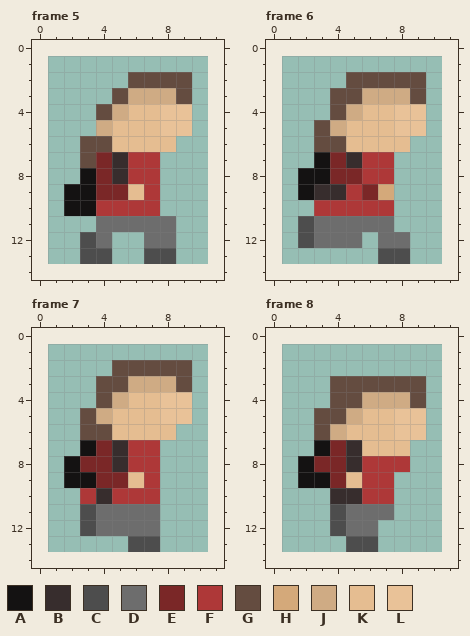
Two versions of one pixel-art file, ressources/player/run/girl-red-run.aseprite. Above, as it was before the edit.
10x13 pixels, 10 frames. Colours within 5 levels of each other are drawn and written as one. Shown: frame 5, frame 6, frame 7, frame 8. The old version is drawn lined up with the new one, on the new canvas. The commit also changed other frames, which this record leaves out.
Visible layers, top first: "red/backpack girl", "red/girl".
Palette (. is transparent): A #141212  B #372d2d  C #4d4d4d  D #6d6d6d  E #7a2727  F #ae3838  G #644c40  H #d4a97a  J #cfab84  K #e5bd91  L #e9c298
Pixels before, frame 5, first column x 2:
 2 ....GGGG
 3 ...GJJJG
 4 ..GJKKLL
 5 ..JKKKLL
 6 .GGKKKK.
 7 .GEBFF..
 8 .AEBFF..
 9 AAEEKF..
10 AAFFFF..
11 ..DDDDD.
12 .CD..DD.
13 .CC..CC.
Pixels before, frame 6, first column x 2:
 2 ...GGGGG
 3 ..GGJJJG
 4 ..GJKKLL
 5 .GJKKKLL
 6 .GGKKKK.
 7 .AEBFF..
 8 AAEEFF..
 9 ABBFEH..
10 .FFFFF..
11 CDDDDD..
12 CDDD.DD.
13 .....CC.
Pixels before, frame 7, first column x 2:
 2 ...GGGGG
 3 ..GGJJJG
 4 ..GJKKLL
 5 .GJKKKLL
 6 .GGKKKK.
 7 .AEBFF..
 8 AEEBFF..
 9 AAEEKF..
10 .FBFFF..
11 .CDDDD..
12 .CDDDD..
13 ....CC..
Pixels before, frame 8, first column x 2:
 3 ..GGGGGG
 4 ..GGJJJG
 5 .GGJKKLL
 6 .GJKKKLL
 7 .AEBKKK.
 8 AEEBFFF.
 9 AAEKFF..
10 ..BBFF..
11 ..CDDD..
12 ..CDD...
13 ...CC...
Now the later version:
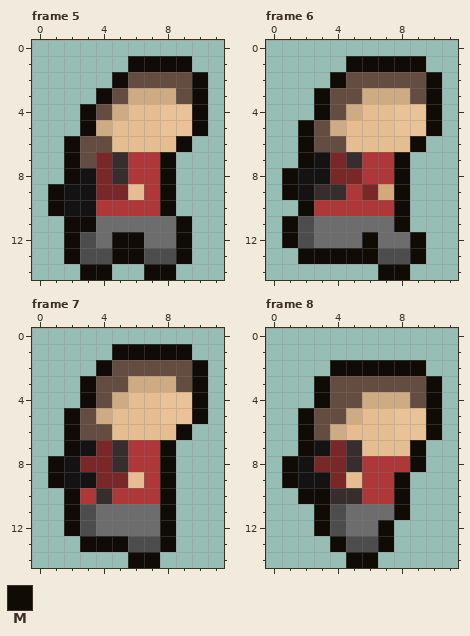
Colours new in this view: M #110b06
Edits made:
canvas 10x13 -> 12x15, the old top-left corner now at 1,1
Frame 5:
y 1: x 6..9 .... -> MMMM
y 2: x 5 . -> M; x 10 . -> M
y 3: x 4 . -> M; x 10 . -> M
y 4..5: x 3 . -> M; x 10 . -> M
y 6: x 2 . -> M; x 9 . -> M
y 7..8: x 2 . -> M; x 8 . -> M
y 9..10: x 1 . -> M; x 8 . -> M
y 11: x 2..3 .. -> MM; x 9 . -> M
y 12..13: x 2 . -> M; x 5..6 .. -> MM; x 9 . -> M
y 14: x 3..4 .. -> MM; x 7..8 .. -> MM
Frame 6:
y 1: x 5..9 ..... -> MMMMM
y 2: x 4 . -> M; x 10 . -> M
y 3..4: x 3 . -> M; x 10 . -> M
y 5: x 2 . -> M; x 10 . -> M
y 6: x 2 . -> M; x 9 . -> M
y 7: x 2 . -> M; x 8 . -> M
y 8..9: x 1 . -> M; x 8 . -> M
y 10: x 2 . -> M; x 8 . -> M
y 11: x 1 . -> M; x 8 . -> M
y 12: x 1 . -> M; x 6 . -> M; x 9 . -> M
y 13: x 2..6 ..... -> MMMMM; x 9 . -> M
y 14: x 7..8 .. -> MM
Frame 7:
y 1: x 5..9 ..... -> MMMMM
y 2: x 4 . -> M; x 10 . -> M
y 3..4: x 3 . -> M; x 10 . -> M
y 5: x 2 . -> M; x 10 . -> M
y 6: x 2 . -> M; x 9 . -> M
y 7: x 2 . -> M; x 8 . -> M
y 8..9: x 1 . -> M; x 8 . -> M
y 10..12: x 2 . -> M; x 8 . -> M
y 13: x 3..5 ... -> MMM; x 8 . -> M
y 14: x 6..7 .. -> MM
Frame 8:
y 2: x 4..9 ...... -> MMMMMM
y 3..4: x 3 . -> M; x 10 . -> M
y 5..6: x 2 . -> M; x 10 . -> M
y 7: x 2 . -> M; x 9 . -> M
y 8: x 1 . -> M; x 9 . -> M
y 9: x 1 . -> M; x 8 . -> M
y 10: x 2..3 .. -> MM; x 8 . -> M
y 11: x 3 . -> M; x 8 . -> M
y 12: x 3 . -> M; x 7 . -> M
y 13: x 4 . -> M; x 7 . -> M
y 14: x 5..6 .. -> MM
